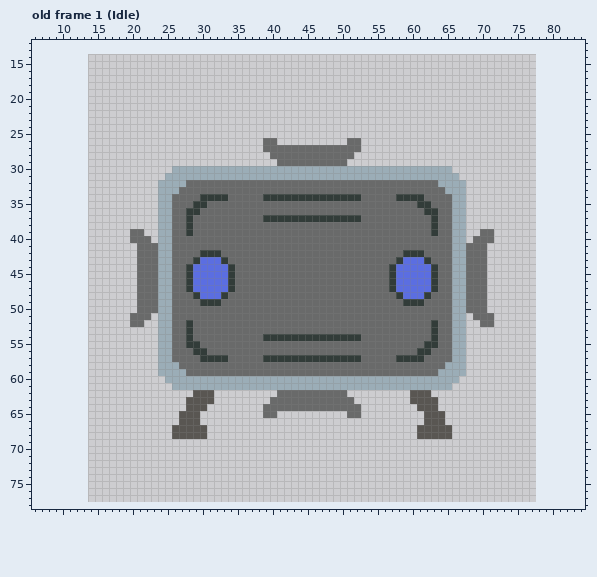
A pixel-art file gets an edit: public/assets/sprite_rocket_omin.aseprite. The picture above is the old version.
64x64 pixels, 1 frame. Shown: old frame 1 (Idle): x 6..84, y 12..78. The old version is drawn lined up with the new one, on the new canvas. The commit also changed other frames, which this record leaves out.
After:
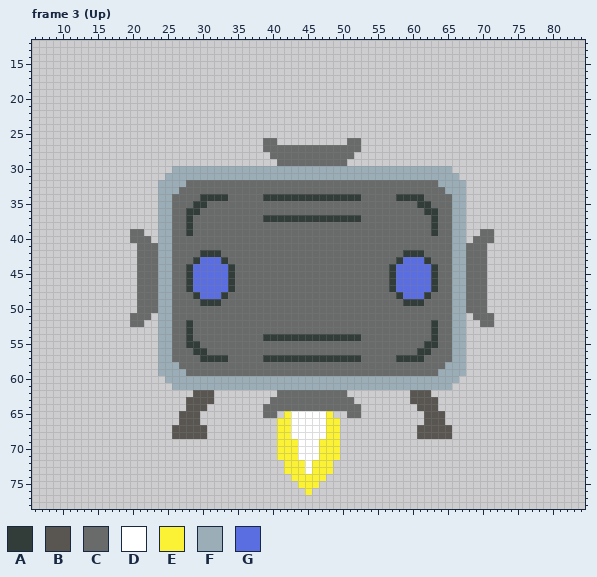
Palette (. is transparent): A #323c39  B #595652  C #696a6a  D #ffffff  E #fbf236  F #9badb7  G #5b6ee1
A new or re-ordered frame is compared with the old frame closest to it.
From the commit log: Add omni rocket animations
Diff:
{"change": "canvas 64x64 -> 92x92, the old top-left corner now at 14,14"}
{"change": "frames 1 -> 17"}
{"where": "frame 3 (Up) is new; against old frame 1 (Idle)"}
{"frame":3,"y":65,"x":42,"old":".......","new":"EDDDDDE"}
{"frame":3,"y":66,"x":41,"old":".........","new":"EEDDDDDEE"}
{"frame":3,"y":67,"x":41,"old":".........","new":"EEDDDDDEE"}
{"frame":3,"y":68,"x":41,"old":".........","new":"EEDDDDDEE"}
{"frame":3,"y":69,"x":41,"old":".........","new":"EEEDDDEEE"}
{"frame":3,"y":70,"x":41,"old":".........","new":"EEEDDDEEE"}
{"frame":3,"y":71,"x":41,"old":".........","new":"EEEDDDEEE"}
{"frame":3,"y":72,"x":42,"old":".......","new":"EEEDEEE"}
{"frame":3,"y":73,"x":42,"old":".......","new":"EEEDEEE"}
{"frame":3,"y":74,"x":43,"old":".....","new":"EEEEE"}
{"frame":3,"y":75,"x":44,"old":"...","new":"EEE"}
{"frame":3,"y":76,"x":45,"old":".","new":"E"}
